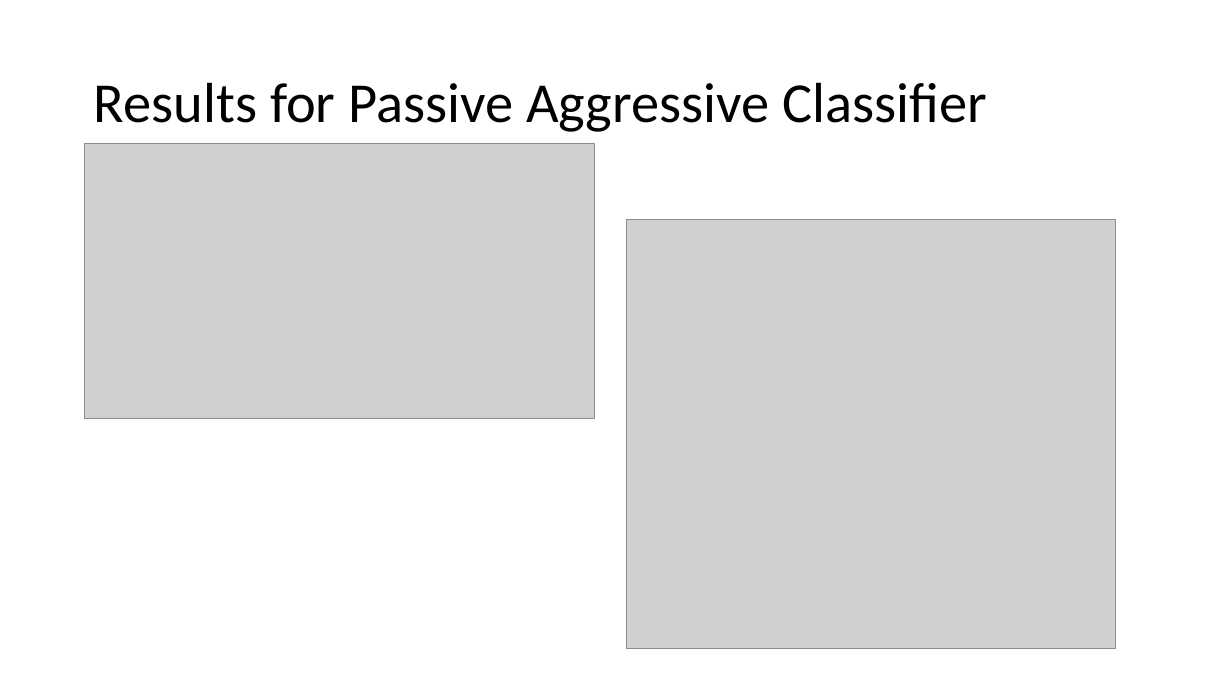
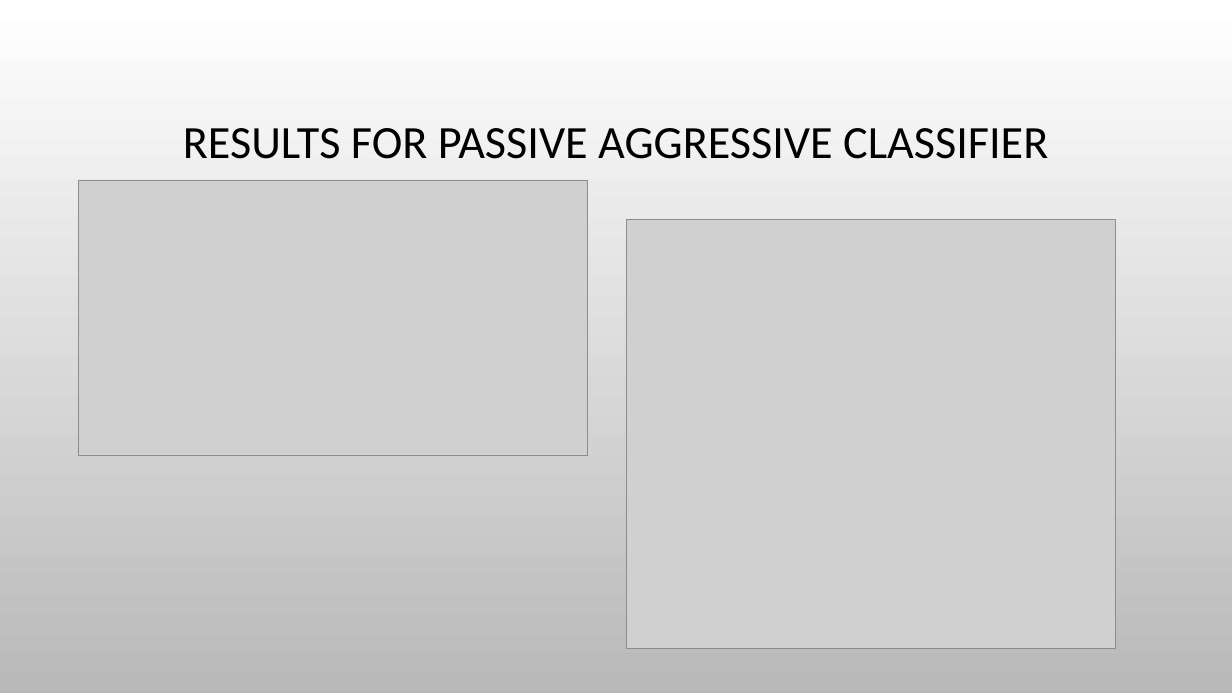
Before and after one commit to tanyaz80/final_bootcamp_project, a slide deck: slide 9 of Presentation/fake_news_detector_dec_2022.pptx. Drawn at 1232x693 pixels with LibreOffice and Linux fonts; fonts in the diff are those of the drawing; grey boxes stand for pictures; background and template pictures are left out. Boxes give left, top, right and bottom in pixels: in the first picture for what was removed or moved away, otherwise in the second. Text is boxed around its words. In the diff, an @@ line names an element or a change of style, - is before the commit and + after.

```diff
--- a/Presentation/fake_news_detector_dec_2022.pptx
+++ b/Presentation/fake_news_detector_dec_2022.pptx
@@ background #FFFFFF to picture (left out) @@
@@ title at box(183, 128, 1048, 159): text changed; size 44 to 36 pt @@
-Results for Passive Aggressive Classifier
+RESULTS FOR PASSIVE AGGRESSIVE CLASSIFIER
@@ picture: place and size @@
-picture at box(85, 144, 595, 420)
+picture at box(79, 180, 589, 456)
```
Also in this commit, not shown: 12 other slides changed, 7 slides added, 1 slide removed, 4 other files.
